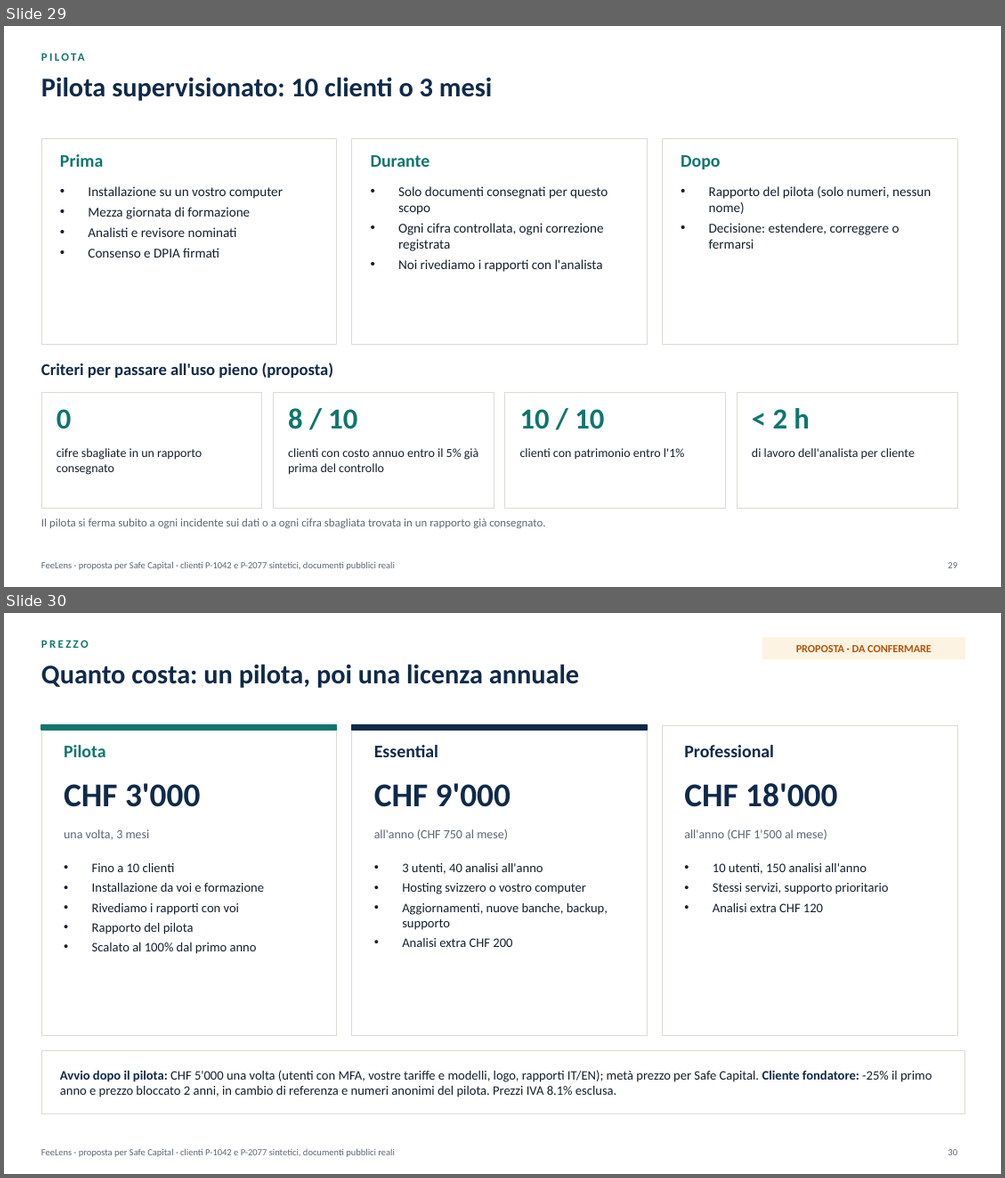
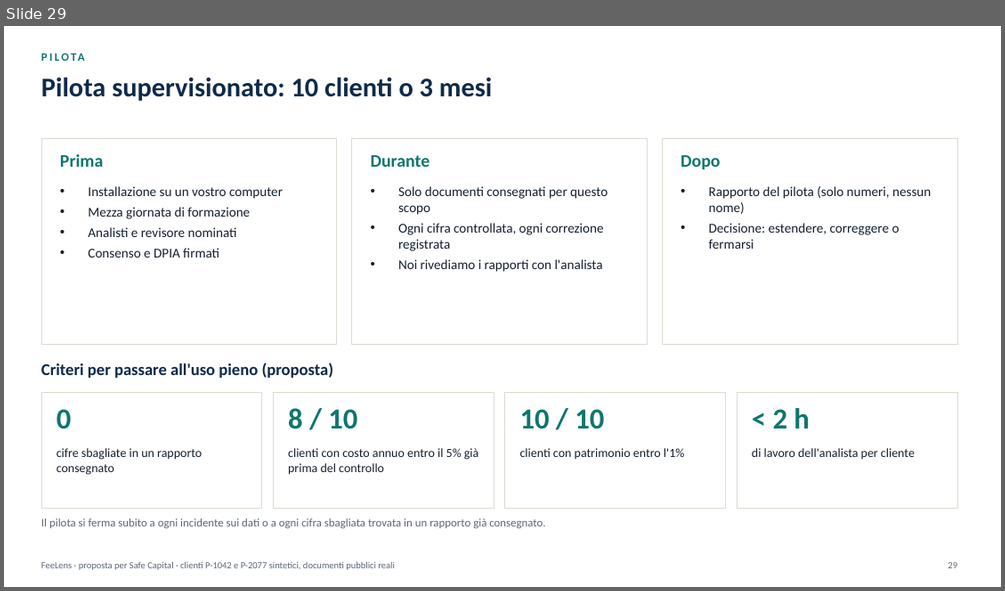
Before and after one commit to rossotti-alessandro/PortfolioCostEngine, a slide deck: slides/FeeLens_Proposta_IT.pptx. Shown one above the other, each under a label of ours: slides 29 and 30 before the commit, slide 29 after it. The pictures are 1005x1178 and 1005x591 pixels, drawn with LibreOffice and Linux fonts; fonts in the diff are those of the drawing. Boxes give left, top, right and bottom in pixels: in the first picture for what was removed or moved away, otherwise in the second. Text is boxed around its words. In the diff, an @@ line names an element or a change of style, - is before the commit and + after.

```diff
--- a/slides/FeeLens_Proposta_IT.pptx
+++ b/slides/FeeLens_Proposta_IT.pptx
@@ slide 30 removed at (4, 613, 1001, 1174), background #FFFFFF; not listed: 1 template element that a slide beside it also shows @@
@@ rectangle removed at (763, 638, 965, 658) @@
@@ text removed at (41, 640, 89, 648) @@
-PREZZO
@@ text removed at (41, 664, 579, 688) @@
-Quanto costa: un pilota, poi una licenza annuale
@@ text removed at (796, 645, 931, 652) @@
-PROPOSTA · DA CONFERMARE
@@ rectangle removed at (41, 725, 337, 1036) @@
@@ rectangle removed at (41, 725, 337, 730) @@
@@ text removed at (64, 745, 105, 757) @@
-Pilota
@@ rectangle removed at (352, 725, 647, 1036) @@
@@ rectangle removed at (352, 725, 647, 730) @@
@@ text removed at (374, 745, 438, 757) @@
-Essential
@@ rectangle removed at (662, 725, 957, 1036) @@
@@ text removed at (684, 745, 774, 757) @@
-Professional
@@ text removed at (64, 783, 200, 807) @@
-CHF 3'000
@@ text removed at (374, 783, 510, 807) @@
-CHF 9'000
@@ text removed at (684, 783, 837, 807) @@
-CHF 18'000
@@ text removed at (64, 829, 150, 840) @@
-una volta, 3 mesi
@@ text removed at (374, 829, 508, 840) @@
-all'anno (CHF 750 al mese)
@@ text removed at (684, 829, 827, 840) @@
-all'anno (CHF 1'500 al mese)
@@ text removed at (92, 863, 264, 954) @@
-• Fino a 10 clienti
-• Installazione da voi e formazione
-• Rivediamo i rapporti con voi
-• Rapporto del pilota
-• Scalato al 100% dal primo anno
@@ text removed at (402, 863, 607, 947) @@
-• 3 utenti, 40 analisi all'anno
-• Hosting svizzero o vostro computer
-• Aggiornamenti, nuove banche, backup, supporto
-• Analisi extra CHF 200
@@ text removed at (712, 863, 889, 912) @@
-• 10 utenti, 150 analisi all'anno
-• Stessi servizi, supporto prioritario
-• Analisi extra CHF 120
@@ rectangle removed at (41, 1051, 965, 1114) @@
@@ text removed at (60, 1070, 931, 1097) @@
-Avvio dopo il pilota: CHF 5'000 una volta (utenti con MFA, vostre tariffe e modelli, logo, rapporti IT/EN); metà prezzo per Safe Capital. Cliente fondatore: -25% il primo anno e prezzo bloccato 2 anni, in cambio di referenza e numeri anonimi del pilota. Prezzi IVA 8.1% esclusa.
@@ page number removed at (947, 1149, 957, 1155) @@
-30
```
Also in this commit, not shown: 5 slides changed, 4 slides added, 28 other files.
